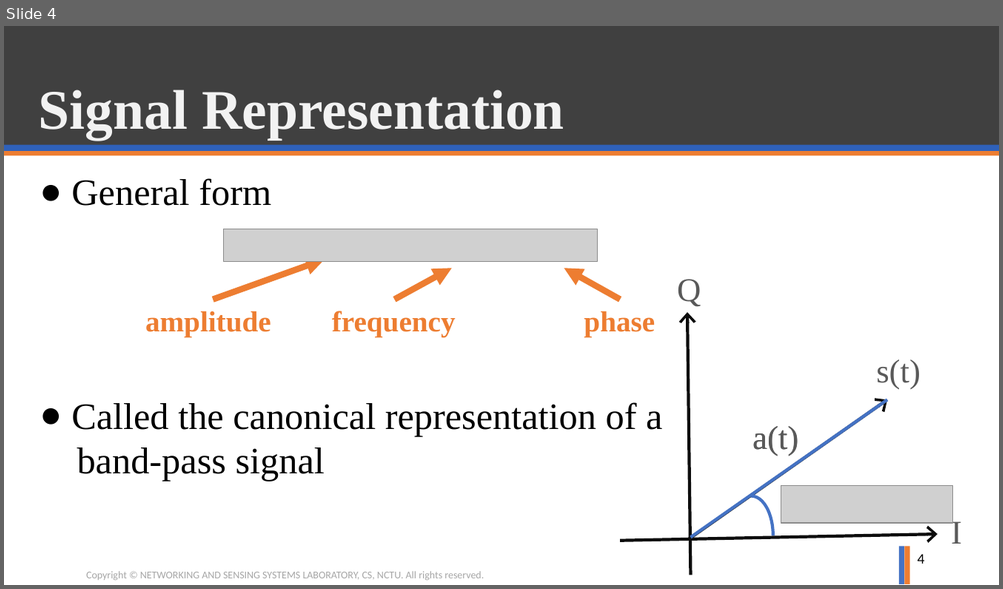
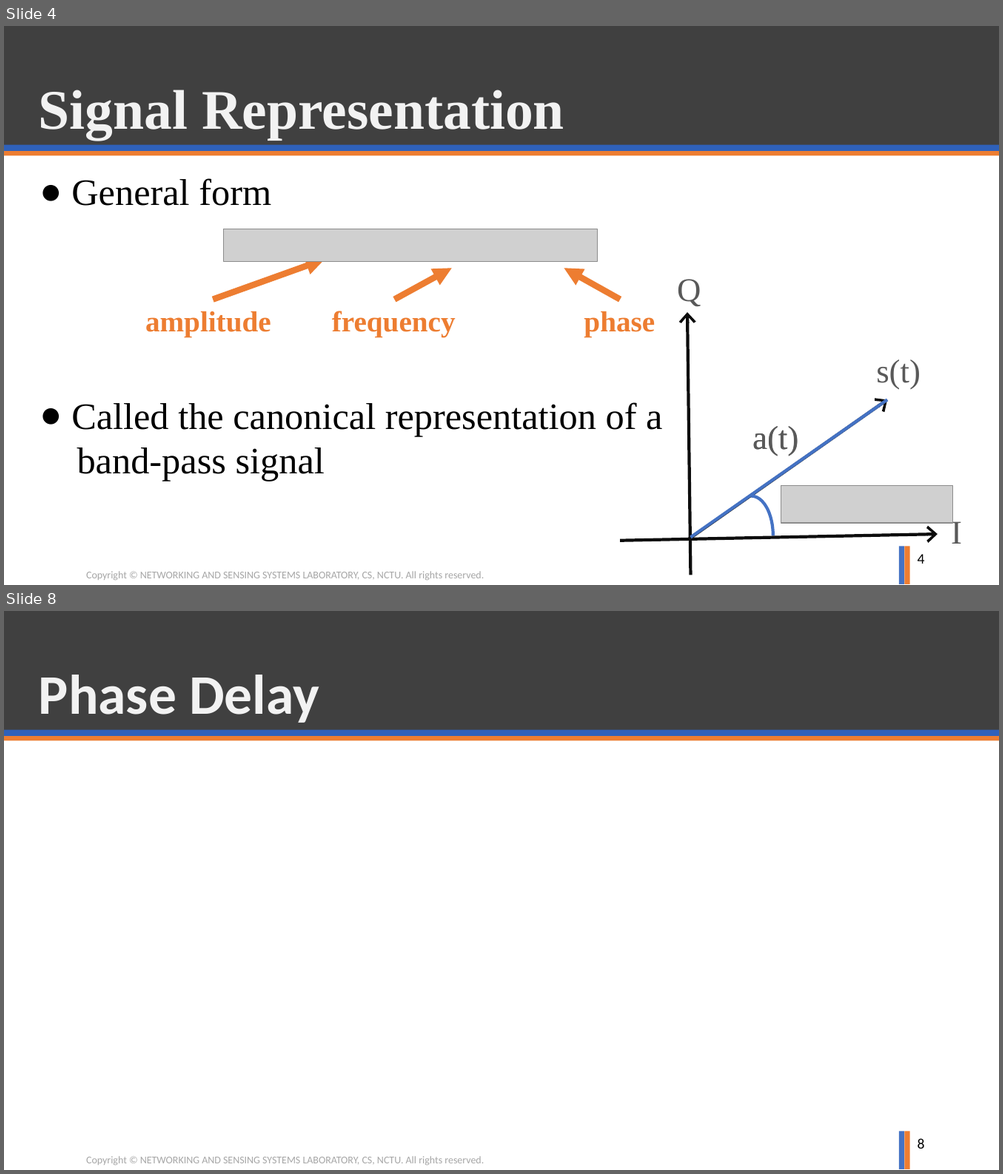
Before and after one commit to ghostkingwilly/Signal_Training_Freshman, a slide deck: Freshman_Training.pptx. Shown one above the other, each under a label of ours: slide 4 before the commit, slides 4 and 8 after it; the slides between them are not shown. The pictures are 1003x589 and 1003x1174 pixels, drawn with LibreOffice and Linux fonts; fonts in the diff are those of the drawing; grey boxes stand for pictures; background and template pictures are left out. Boxes give left, top, right and bottom in pixels: in the first picture for what was removed or moved away, otherwise in the second. Text is boxed around its words. In the diff, an @@ line names an element or a change of style, - is before the commit and + after.

```diff
--- a/Freshman_Training.pptx
+++ b/Freshman_Training.pptx
@@ slide 8 added at bbox=[4, 611, 999, 1170], background #FFFFFF; not listed: 6 template elements that a slide beside it also shows @@
@@ title added at bbox=[39, 675, 319, 723], 54 pt, text #F2F2F2, bold @@
+Phase Delay
@@ page number added at bbox=[917, 1139, 925, 1149], 14 pt, text #000000 @@
+8
```
Also in this commit, not shown: 4 other slides added, 1 slide removed.
